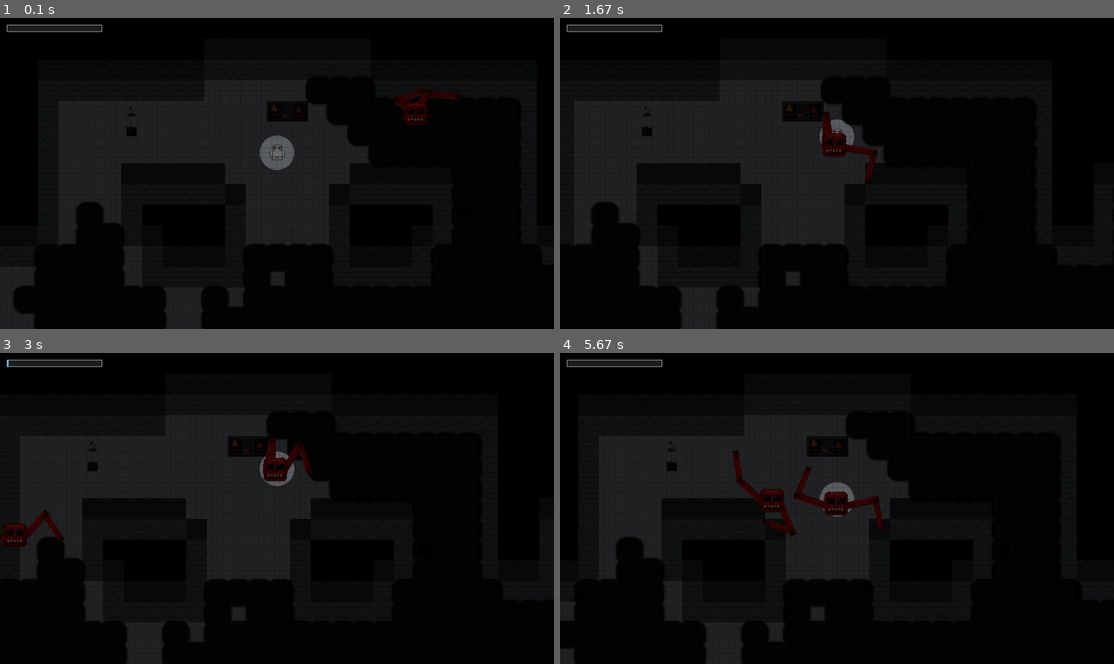
Above: before the commit, frames 1-4 (two rows, left to right).
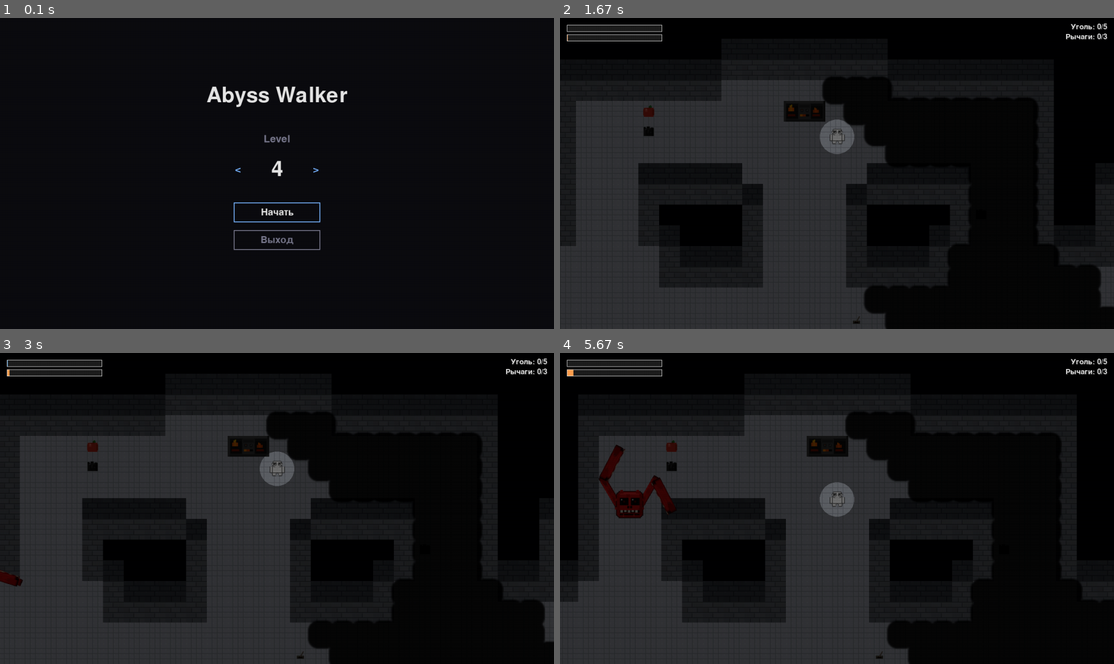
Above: after the commit, the same moments.

Repository: sser1to/pygame_project
Game: pygame game, started from main.py
Two runs of this game, one before a commit and one after it. Both use one fixed random seed, a clock stepped at 60 frames per second and the inputs below.
Inputs (mouse positions are in pixels of both pictures, inside the frame that each line leads up to):
- Up to frame 1 (0.1 s): no input
- Up to frame 2 (1.67 s): tap Enter at 0.33 s; click (1014, 164) at 0.72 s; hold D 1-1.47 s; hold W from 1.5 s (still down)
- Up to frame 3 (3 s): release W at 1.8 s; hold D 1.83-2.3 s; hold A 2.33-2.87 s; hold S from 2.9 s (still down)
- Up to frame 4 (5.67 s): release S at 3.2 s; hold A 3.23-3.63 s; hold W 3.67-4.03 s; hold D 4.07-4.7 s; hold S 4.73-5.1 s; hold A 5.13-5.6 s; hold D from 5.63 s (still down)

The runs differ from the first frame. In frame 1, 4.0% of the frame differs, in the area x 0-83%, y 2-100%; in frame 2, 14%; in frame 3, 14%; in frame 4, 15%, in the area x 0-99%, y 1-100%.

Commit message:
add a menu, a splash screen

Diff:
--- a/levels.json
+++ b/levels.json
@@ -13,12 +13,12 @@
       "darkness_amount": 0
     },
     "items": {
-      "candles": 1,
-      "stones": 0,
+      "candles": 0,
+      "stones": 3,
       "food": 0
     },
     "objectives": {
-      "coal": 3,
+      "coal": 4,
       "levers": 0
     }
   },
@@ -33,15 +33,15 @@
     "debuffs": {
       "freezing": false,
       "hunger": false,
-      "darkness_amount": 0
+      "darkness_amount": 1
     },
     "items": {
       "candles": 1,
-      "stones": 0,
+      "stones": 3,
       "food": 0
     },
     "objectives": {
-      "coal": 4,
+      "coal": 5,
       "levers": 0
     }
   },
@@ -56,11 +56,11 @@
     "debuffs": {
       "freezing": true,
       "hunger": false,
-      "darkness_amount": 1
+      "darkness_amount": 2
     },
     "items": {
-      "candles": 1,
-      "stones": 0,
+      "candles": 3,
+      "stones": 3,
       "food": 0
     },
     "objectives": {
@@ -72,19 +72,19 @@
     "level": 4,
     "monster_abilities": {
       "smell": true,
-      "hearing": true,
+      "hearing": false,
       "vision": true,
-      "cloning": 1
+      "cloning": 0
     },
     "debuffs": {
       "freezing": true,
-      "hunger": false,
-      "darkness_amount": 3
+      "hunger": true,
+      "darkness_amount": 1
     },
     "items": {
-      "candles": 1,
+      "candles": 2,
       "stones": 3,
-      "food": 0
+      "food": 5
     },
     "objectives": {
       "coal": 5,
@@ -97,16 +97,16 @@
       "smell": true,
       "hearing": true,
       "vision": true,
-      "cloning": 1
+      "cloning": 0
     },
     "debuffs": {
       "freezing": true,
       "hunger": false,
-      "darkness_amount": 1
+      "darkness_amount": 3
     },
     "items": {
-      "candles": 1,
-      "stones": 0,
+      "candles": 4,
+      "stones": 5,
       "food": 0
     },
     "objectives": {
@@ -124,12 +124,12 @@
     },
     "debuffs": {
       "freezing": true,
-      "hunger": true,
-      "darkness_amount": 1
+      "hunger": false,
+      "darkness_amount": 2
     },
     "items": {
-      "candles": 1,
-      "stones": 0,
+      "candles": 3,
+      "stones": 5,
       "food": 0
     },
     "objectives": {
@@ -148,16 +148,16 @@
     "debuffs": {
       "freezing": true,
       "hunger": true,
-      "darkness_amount": 1
+      "darkness_amount": 4
     },
     "items": {
-      "candles": 1,
-      "stones": 0,
-      "food": 0
+      "candles": 4,
+      "stones": 5,
+      "food": 5
     },
     "objectives": {
       "coal": 0,
-      "levers": 5
+      "levers": 7
     }
   }
 ]
--- a/main.py
+++ b/main.py
@@ -14,6 +14,7 @@
 TEXTURES_DIR = Path(__file__).with_name("textures")
 LEVELS_PATH = Path(__file__).with_name("levels.json")
 CURRENT_LEVEL = 4
+LEVEL_COUNT = 7
 TILE_FLOOR = 1
 TILE_WALL = 2
 TILE_WALL_TOP = 3
@@ -28,6 +29,19 @@
 
 ITEM_DRAW_SCALE = 0.6
 ITEM_OUTLINE_COLOR = (80, 140, 200)
+
+MENU_BG = (12, 12, 16)
+MENU_TEXT = (230, 230, 230)
+MENU_ACCENT = (120, 180, 255)
+MENU_DIM = (120, 120, 140)
+
+INTRO_BG = (0, 0, 0)
+INTRO_TEXT = (230, 230, 230)
+INTRO_MONSTER = (200, 60, 60)
+INTRO_CHAR_RATE = 42
+
+HUD_TEXT = (230, 230, 230)
+HUD_SHADOW = (20, 20, 20)
 
 DARK_TILE_FRACTION = 0.18
 DARK_SAFE_RADIUS = 4
@@ -41,26 +55,27 @@
 
 SPOTLIGHT_RADIUS = 40
 SPOTLIGHT_FEATHER = 0
-SPOTLIGHT_ALPHA = 210
+SPOTLIGHT_ALPHA = 190
 PLAYER_LIGHT_ALPHA = 135
 CANDLE_LIGHT_ALPHA = 115
 
 MONSTER_SMELL_INTERVAL = 5.0
 MONSTER_SMELL_RANGE_TILES = 10
-MONSTER_SMELL_SPEED = 190
-MONSTER_PASSIVE_SPEED = 100
+MONSTER_SMELL_SPEED = 170
+MONSTER_PASSIVE_SPEED = 90
 MONSTER_HEARING_RANGE_TILES = 20
 MONSTER_STOP_DISTANCE = 8
-MONSTER_HEAD_SCALE = 1.2
+MONSTER_HEAD_SCALE = 1.4
 MONSTER_ARM_UPPER_SCALE_X = 1.7
 MONSTER_ARM_UPPER_SCALE_Y = 0.35
-MONSTER_ARM_LOWER_SCALE_X = 1.5
-MONSTER_ARM_LOWER_SCALE_Y = 0.3
+MONSTER_ARM_LOWER_SCALE_X = 1.8
+MONSTER_ARM_LOWER_SCALE_Y = 0.5
 MONSTER_SPAWN_SAFE_RADIUS = 8
 MONSTER_SPAWN_MIN_DISTANCE = 6
 MONSTER_PATROL_COUNT = 14
 MONSTER_PATROL_SAMPLE_SIZE = 200
 MONSTER_GRAB_RADIUS_TILES = 4
+MONSTER_KILL_RADIUS = 36
 MONSTER_STEP_SPEED = 1.6
 MONSTER_GRAB_SWAY = 0.06
 MONSTER_ANCHOR_LERP = 0.08
@@ -75,8 +90,8 @@
 
 HUNGER_ENABLED = True
 HUNGER_MAX = 100.0
-HUNGER_RATE = 4.0
-HUNGER_RESTORE = HUNGER_MAX / 3
+HUNGER_RATE = 1.5
+HUNGER_RESTORE = HUNGER_MAX / 2
 
 SOLID_TILES = {0, TILE_WALL, TILE_WALL_TOP, TILE_FURNACE}
 PLAYER_SPEED = 220
@@ -1159,6 +1174,28 @@
     pygame.draw.rect(screen, (230, 230, 230), (x, y, bar_width, bar_height), 1)
 
 
+def draw_objectives(screen, font, coal_loaded, coal_required, levers_active, levers_required):
+    lines = []
+    if coal_required > 0:
+        lines.append(f"Уголь: {coal_loaded}/{coal_required}")
+    if levers_required > 0:
+        lines.append(f"Рычаги: {levers_active}/{levers_required}")
+    if not lines:
+        return
+
+    line_height = font.get_linesize() + 4
+    width = screen.get_width()
+    x_padding = 16
+    y = 12
+    for line in lines:
+        text = font.render(line, True, HUD_TEXT)
+        shadow = font.render(line, True, HUD_SHADOW)
+        x = width - text.get_width() - x_padding
+        screen.blit(shadow, (x + 2, y + 2))
+        screen.blit(text, (x, y))
+        y += line_height
+
+
 def draw_spotlight(screen, player, candle_centers, camera):
     overlay = pygame.Surface((SCREEN_WIDTH, SCREEN_HEIGHT), pygame.SRCALPHA)
     overlay.fill((0, 0, 0, SPOTLIGHT_ALPHA))
@@ -1184,12 +1221,270 @@
     screen.blit(overlay, (0, 0))
 
 
+def build_intro_lines(abilities_config, debuffs_config):
+    lines = []
+
+    if abilities_config.get("hearing", False):
+        lines.append([("Монстр", INTRO_MONSTER), (" умеет слышать", INTRO_TEXT)])
+    if abilities_config.get("vision", False):
+        lines.append([("Монстр", INTRO_MONSTER), (" умеет видеть", INTRO_TEXT)])
+    if abilities_config.get("smell", False):
+        lines.append([("Монстр", INTRO_MONSTER), (" умеет нюхать", INTRO_TEXT)])
+
+    cloning_count = max(0, int(abilities_config.get("cloning", 0)))
+    if cloning_count > 0:
+        lines.append(
+            [
+                ("Монстр", INTRO_MONSTER),
+                (f" умеет клонироваться (x{cloning_count})", INTRO_TEXT),
+            ]
+        )
+
+    debuff_lines = []
+    if debuffs_config.get("freezing", False):
+        debuff_lines.append([("В лаборатории становится холодно", INTRO_TEXT)])
+    if debuffs_config.get("hunger", False):
+        debuff_lines.append([("У вас урчит живот", INTRO_TEXT)])
+    if debuffs_config.get("darkness_amount", 0) > 0:
+        debuff_lines.append([("Темнота сгущается", INTRO_TEXT)])
+
+    if lines and debuff_lines:
+        lines.append([])
+    lines.extend(debuff_lines)
+
+    return lines
+
+
+def draw_typed_line(screen, font, x, y, segments, max_chars):
+    if max_chars <= 0:
+        return
+    remaining = max_chars
+    cursor_x = x
+    for text, color in segments:
+        if remaining <= 0:
+            break
+        chunk = text[:remaining]
+        if chunk:
+            surface = font.render(chunk, True, color)
+            screen.blit(surface, (cursor_x, y))
+            cursor_x += surface.get_width()
+        remaining -= len(text)
+
+
+def run_level_intro(screen, clock, abilities_config, debuffs_config):
+    lines = build_intro_lines(abilities_config, debuffs_config)
+    if not lines:
+        return "ok"
+
+    font = pygame.font.SysFont(None, 36)
+    line_height = font.get_linesize() + 6
+    line_widths = []
+    line_lengths = []
+    total_chars = 0
+
+    for segments in lines:
+        if not segments:
+            line_widths.append(0)
+            line_lengths.append(0)
+            continue
+        width = sum(font.size(text)[0] for text, _ in segments)
+        length = sum(len(text) for text, _ in segments)
+        line_widths.append(width)
+        line_lengths.append(length)
+        total_chars += length
+
+    if total_chars <= 0:
+        return "ok"
+
+    visible_chars = 0.0
+    typing_done = False
+
+    while True:
+        dt = clock.tick(60) / 1000.0
+        for event in pygame.event.get():
+            if event.type == pygame.QUIT:
+                return "quit"
+            if event.type == pygame.KEYDOWN:
+                if event.key == pygame.K_ESCAPE:
+                    return "menu"
+                if typing_done:
+                    return "ok"
+                visible_chars = float(total_chars)
+                typing_done = True
+            if event.type == pygame.MOUSEBUTTONDOWN:
+                if typing_done:
+                    return "ok"
+                visible_chars = float(total_chars)
+                typing_done = True
+
+        if not typing_done:
+            visible_chars = min(float(total_chars), visible_chars + INTRO_CHAR_RATE * dt)
+            if visible_chars >= total_chars:
+                typing_done = True
+
+        screen.fill(INTRO_BG)
+        width, height = screen.get_size()
+        block_height = len(lines) * line_height
+        start_y = (height - block_height) // 2
+
+        remaining = int(visible_chars)
+        for index, segments in enumerate(lines):
+            y = start_y + index * line_height
+            if not segments:
+                continue
+            if remaining <= 0:
+                break
+            show_chars = min(line_lengths[index], remaining)
+            x = (width - line_widths[index]) // 2
+            draw_typed_line(screen, font, x, y, segments, show_chars)
+            remaining -= line_lengths[index]
+
+        pygame.display.flip()
+
+
+def run_message_screen(screen, clock, message, background=None):
+    font = pygame.font.SysFont(None, 48)
+    total_chars = len(message)
+    if total_chars <= 0:
+        return "done"
+
+    visible_chars = 0.0
+    typing_done = False
+    hold_timer = 0.0
+    fade_alpha = 0.0
+    fade_duration = 0.5
+    hold_duration = 1.1
+
+    while True:
+        dt = clock.tick(60) / 1000.0
+        for event in pygame.event.get():
+            if event.type == pygame.QUIT:
+                return "quit"
+            if event.type == pygame.KEYDOWN or event.type == pygame.MOUSEBUTTONDOWN:
+                if typing_done:
+                    return "done"
+                visible_chars = float(total_chars)
+                typing_done = True
+
+        if not typing_done:
+            visible_chars = min(float(total_chars), visible_chars + INTRO_CHAR_RATE * dt)
+            if visible_chars >= total_chars:
+                typing_done = True
+        else:
+            hold_timer += dt
+            if hold_timer >= hold_duration:
+                return "done"
+
+        fade_alpha = min(255.0, fade_alpha + 255.0 * dt / max(0.001, fade_duration))
+
+        if background is not None:
+            screen.blit(background, (0, 0))
+            overlay = pygame.Surface(screen.get_size(), pygame.SRCALPHA)
+            overlay.fill((0, 0, 0, int(fade_alpha)))
+            screen.blit(overlay, (0, 0))
+        else:
+            screen.fill((0, 0, 0))
+
+        width, height = screen.get_size()
+        text = message[:int(visible_chars)]
+        surface = font.render(text, True, INTRO_TEXT)
+        rect = surface.get_rect(center=(width // 2, height // 2))
+        screen.blit(surface, rect)
+
+        pygame.display.flip()
+
+
+def run_menu(screen, clock, initial_level):
+    title_font = pygame.font.SysFont(None, 72)
+    label_font = pygame.font.SysFont(None, 36)
+    button_font = pygame.font.SysFont(None, 32)
+
+    selected_level = initial_level
+    selected_button = 0
+
+    while True:
+        for event in pygame.event.get():
+            if event.type == pygame.QUIT:
+                return None
+            if event.type == pygame.KEYDOWN:
+                if event.key == pygame.K_ESCAPE:
+                    return None
+                if event.key == pygame.K_LEFT or event.key == pygame.K_a:
+                    selected_level -= 1
+                    if selected_level < 1:
+                        selected_level = LEVEL_COUNT
+                if event.key == pygame.K_RIGHT or event.key == pygame.K_d:
+                    selected_level += 1
+                    if selected_level > LEVEL_COUNT:
+                        selected_level = 1
+                if (
+                    event.key == pygame.K_UP
+                    or event.key == pygame.K_DOWN
+                    or event.key == pygame.K_w
+                    or event.key == pygame.K_s
+                ):
+                    selected_button = 1 - selected_button
+                if event.key == pygame.K_RETURN:
+                    return selected_level if selected_button == 0 else None
+
+        screen.fill(MENU_BG)
+        width, height = screen.get_size()
+
+        title = title_font.render("Abyss Walker", True, MENU_TEXT)
+        title_rect = title.get_rect(center=(width // 2, height // 4))
+        screen.blit(title, title_rect)
+
+        level_label = label_font.render("Level", True, MENU_DIM)
+        level_label_rect = level_label.get_rect(center=(width // 2, height // 2 - 80))
+        screen.blit(level_label, level_label_rect)
+
+        level_text = title_font.render(str(selected_level), True, MENU_TEXT)
+        level_rect = level_text.get_rect(center=(width // 2, height // 2 - 10))
+        screen.blit(level_text, level_rect)
+
+        left_arrow = label_font.render("<", True, MENU_ACCENT)
+        right_arrow = label_font.render(">", True, MENU_ACCENT)
+        screen.blit(left_arrow, left_arrow.get_rect(center=(width // 2 - 90, height // 2 - 10)))
+        screen.blit(right_arrow, right_arrow.get_rect(center=(width // 2 + 90, height // 2 - 10)))
+
+        buttons = [("Начать", 0), ("Выход", 1)]
+        for label, index in buttons:
+            text_color = MENU_TEXT if selected_button == index else MENU_DIM
+            rect_color = MENU_ACCENT if selected_button == index else MENU_DIM
+            text_surface = button_font.render(label, True, text_color)
+            button_rect = pygame.Rect(0, 0, 200, 46)
+            button_rect.center = (width // 2, height // 2 + 90 + index * 64)
+            pygame.draw.rect(screen, rect_color, button_rect, 2)
+            text_rect = text_surface.get_rect(center=button_rect.center)
+            screen.blit(text_surface, text_rect)
+
+        pygame.display.flip()
+        clock.tick(60)
+
+
 def main():
     pygame.init()
     screen = pygame.display.set_mode((SCREEN_WIDTH, SCREEN_HEIGHT))
+    clock = pygame.time.Clock()
+
+    while True:
+        selected_level = run_menu(screen, clock, CURRENT_LEVEL)
+        if selected_level is None:
+            break
+        while True:
+            result = run_game(screen, clock, selected_level)
+            if result == "restart":
+                continue
+            if result == "menu":
+                break
+            if result == "quit":
+                pygame.quit()
+                return
+    pygame.quit()
+
+
+def run_game(screen, clock, level_number):
     pygame.display.set_caption("Abyss Walker - prototype")
-    clock = pygame.time.Clock()
-
     grid = load_map(MAP_PATH)
     rows = len(grid)
     cols = len(grid[0])
@@ -1252,11 +1547,12 @@
     }
 
     levels = load_levels(LEVELS_PATH)
-    level_config = get_level_config(levels, CURRENT_LEVEL)
+    level_config = get_level_config(levels, level_number)
     items_config = level_config.get("items", {})
     objectives_config = level_config.get("objectives", {})
     debuffs_config = level_config.get("debuffs", {})
     abilities_config = level_config.get("monster_abilities", {})
+    hud_font = pygame.font.SysFont(None, 26)
     monster_hearing = abilities_config.get("hearing", False)
     monster_smell = abilities_config.get("smell", False)
     monster_vision = abilities_config.get("vision", False)
@@ -1264,6 +1560,16 @@
     freeze_enabled = debuffs_config.get("freezing", False)
     hunger_enabled = debuffs_config.get("hunger", False)
     darkness_amount = debuffs_config.get("darkness_amount", 0)
+
+    coal_required = max(0, int(objectives_config.get("coal", 0)))
+    levers_required = max(0, int(objectives_config.get("levers", 0)))
+    coal_loaded = 0
+
+    intro_status = run_level_intro(screen, clock, abilities_config, debuffs_config)
+    if intro_status == "quit":
+        return "quit"
+    if intro_status == "menu":
+        return "menu"
 
     spawn_tile = find_spawn_tile(grid)
     dark_tiles = build_dark_tiles(grid, spawn_tile, darkness_amount)
@@ -1273,6 +1579,7 @@
     cold_value = 0.0
     hunger_value = 0.0
     dead = False
+    monster_kill_radius_sq = MONSTER_KILL_RADIUS * MONSTER_KILL_RADIUS
     start_x = spawn_tile[0] * TILE_SIZE + (TILE_SIZE - player_size) / 2
     start_y = spawn_tile[1] * TILE_SIZE + (TILE_SIZE - player_size) / 2
     player = Player((start_x, start_y), player_size, player_images)
@@ -1292,11 +1599,12 @@
     while running:
         dt = clock.tick(60) / 1000.0
         sound_events = []
-        sound_events = []
         for event in pygame.event.get():
             if event.type == pygame.QUIT:
-                running = False
+                return "quit"
             elif event.type == pygame.KEYDOWN:
+                if event.key == pygame.K_ESCAPE:
+                    return "menu"
                 if event.key == pygame.K_w:
                     player.last_dir = pygame.Vector2(0, -1)
                 elif event.key == pygame.K_s:
@@ -1316,6 +1624,8 @@
                     )
                     if ate_apple and HUNGER_ENABLED:
                         hunger_value = max(0.0, hunger_value - HUNGER_RESTORE)
+                    if loaded_coal and coal_loaded < coal_required:
+                        coal_loaded += 1
 
         if not dead:
             player.update(dt, grid, map_size_px)
@@ -1335,6 +1645,11 @@
                     monster_smell,
                     monster_vision,
                 )
+            player_center = pygame.Vector2(player.rect.center)
+            for monster in monsters:
+                if (monster.pos - player_center).length_squared() <= monster_kill_radius_sq:
+                    dead = True
+                    break
         camera = compute_camera(player.rect, map_size_px)
 
         player_tile = get_player_tile(player)
@@ -1355,6 +1670,15 @@
             dead = True
         if hunger_enabled and hunger_value >= HUNGER_MAX:
             dead = True
+
+        levers_active = sum(
+            1 for item in items if item.kind == ITEM_LEVER and item.active
+        )
+        level_complete = False
+        if not dead:
+            coal_done = coal_required <= 0 or coal_loaded >= coal_required
+            levers_done = levers_required <= 0 or levers_active >= levers_required
+            level_complete = coal_done and levers_done
 
         screen.fill((10, 10, 14))
         draw_map(screen, grid, assets, camera)
@@ -1372,9 +1696,25 @@
             draw_cold_bar(screen, cold_value)
         if hunger_enabled:
             draw_hunger_bar(screen, hunger_value)
+        draw_objectives(
+            screen,
+            hud_font,
+            coal_loaded,
+            coal_required,
+            levers_active,
+            levers_required,
+        )
         pygame.display.flip()
 
-    pygame.quit()
+        if dead:
+            snapshot = screen.copy()
+            result = run_message_screen(screen, clock, "Вы умерли", snapshot)
+            return "quit" if result == "quit" else "restart"
+        if level_complete:
+            snapshot = screen.copy()
+            result = run_message_screen(screen, clock, "Вы прошли уровень!", snapshot)
+            return "quit" if result == "quit" else "menu"
+    return "menu"
 
 
 if __name__ == "__main__":
Not shown, changed: textures/lever_off.svg
Not shown, changed: textures/lever_on.svg
